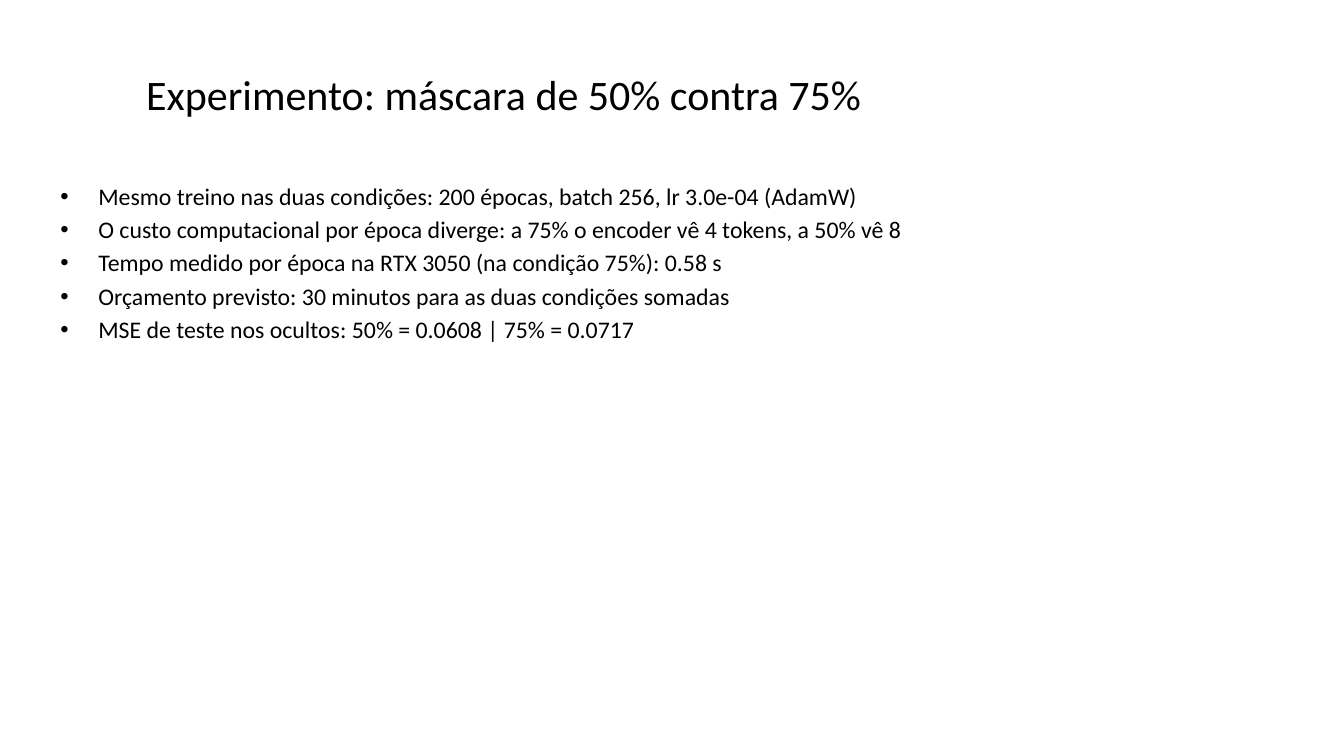
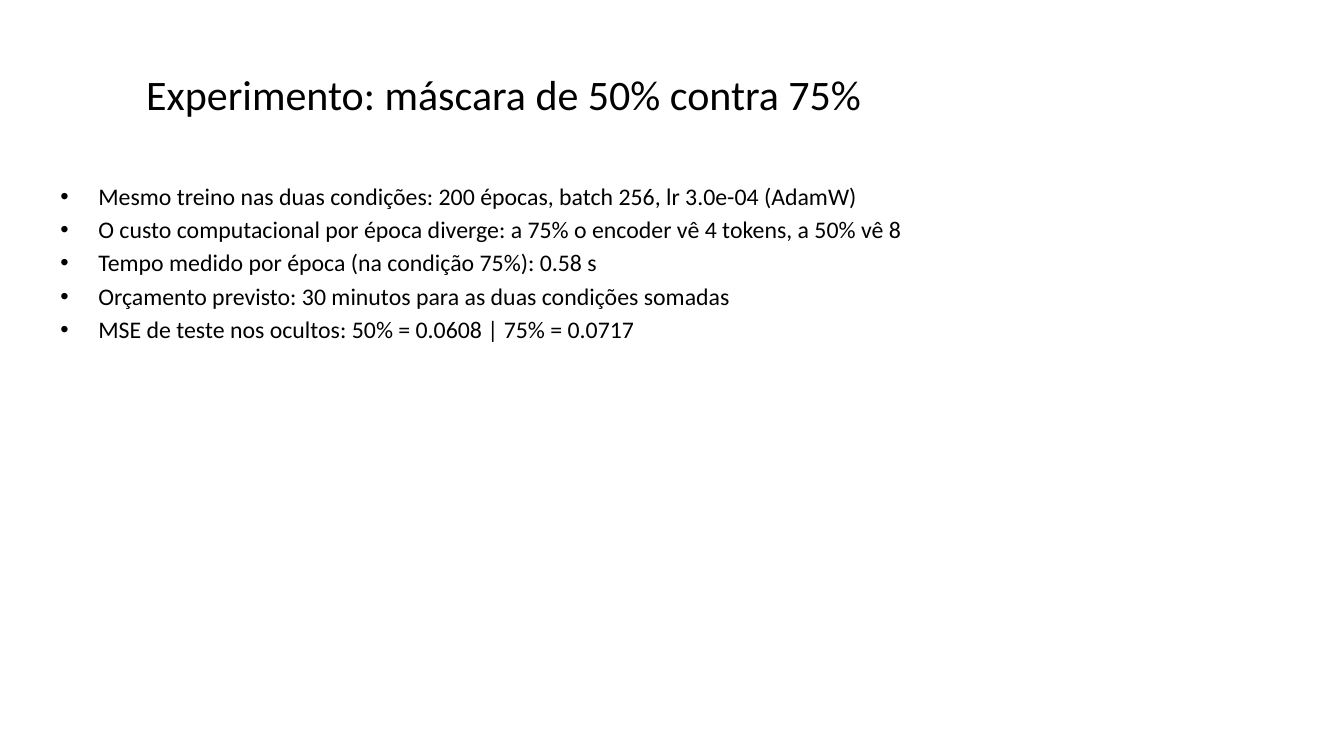
Before and after one commit to frederico-mello/seminario-masked-modeling, a slide deck: slide 9 of slides/seminario_masked_modeling.pptx (slide 8 before the commit). Drawn at 1344x756 pixels with LibreOffice and Linux fonts; fonts in the diff are those of the drawing. Boxes give left, top, right and bottom in pixels: in the first picture for what was removed or moved away, otherwise in the second. Text is boxed around its words. In the diff, an @@ line names an element or a change of style, - is before the commit and + after.

```diff
--- a/slides/seminario_masked_modeling.pptx
+++ b/slides/seminario_masked_modeling.pptx
@@ text at (x1=98, y1=253, x2=596, y2=275): text changed @@
-• Tempo medido por época na RTX 3050 (na condição 75%): 0.58 s
+• Tempo medido por época (na condição 75%): 0.58 s
```
Also in this commit, not shown: 5 other slides changed, 4 slides added, 4 slides removed, 13 other files.
